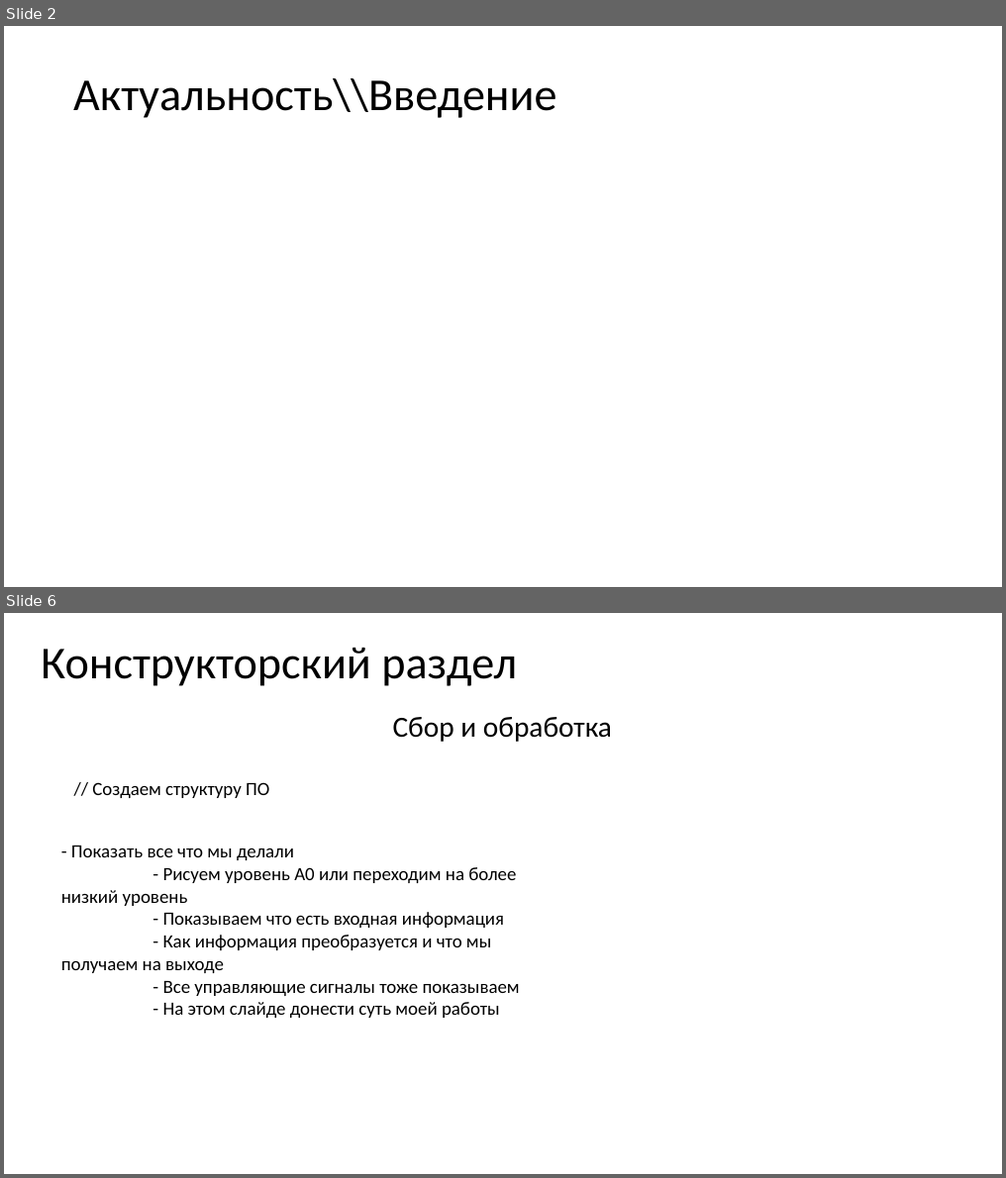
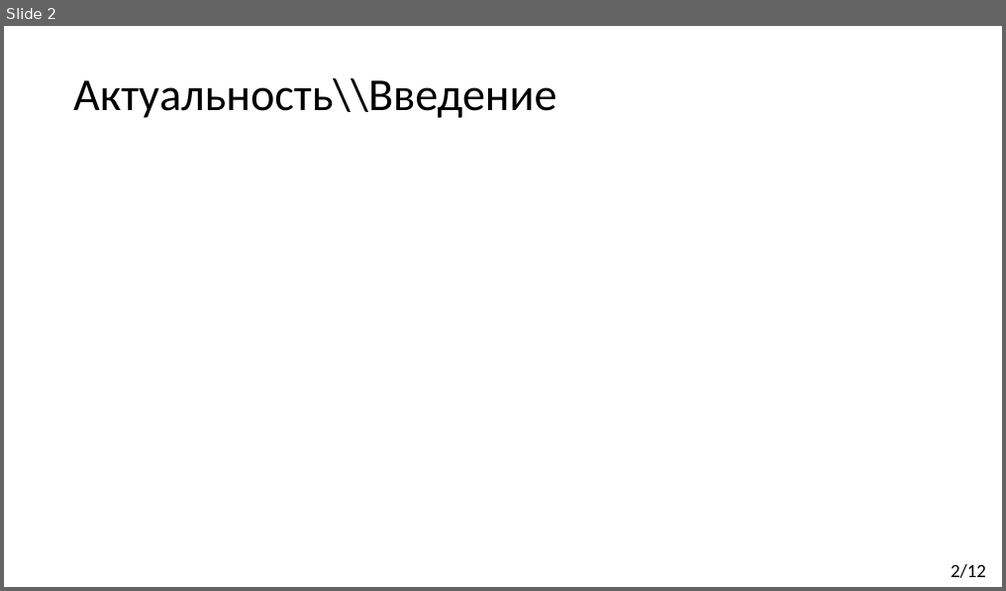
Before and after one commit to Kirmark/bachelor-qualification-work, a slide deck: presentation/presentation.pptx. Shown one above the other, each under a label of ours: slides 2 and 6 before the commit, slide 2 after it; the slides between them are not shown. The pictures are 1006x1178 and 1006x591 pixels, drawn with LibreOffice and Linux fonts; fonts in the diff are those of the drawing. Boxes give left, top, right and bottom in pixels: in the first picture for what was removed or moved away, otherwise in the second. Text is boxed around its words. In the diff, an @@ line names an element or a change of style, - is before the commit and + after.

```diff
--- a/presentation/presentation.pptx
+++ b/presentation/presentation.pptx
@@ slide 6 removed at [4, 613, 1002, 1174], background #FFFFFF @@
@@ text removed at [41, 647, 517, 686] @@
-Конструкторский раздел
@@ text removed at [393, 717, 612, 742] @@
-Сбор и обработка
@@ text removed at [92, 782, 269, 798] @@
-// Создаем структуру ПО
@@ text removed at [61, 846, 520, 1018] @@
-- Показать все что мы делали
-- Рисуем уровень А0 или переходим на более низкий уровень
-- Показываем что есть входная информация
-- Как информация преобразуется и что мы получаем на выходе
-- Все управляющие сигналы тоже показываем
-- На этом слайде донести суть моей работы
@@ slide 2 changed as well @@
@@ text added at [950, 565, 986, 578], 18 pt, text #000000 @@
+2/12
```
Also in this commit, not shown: 4 other slides changed, 7 slides added, 6 other slides removed, 13 other files.
